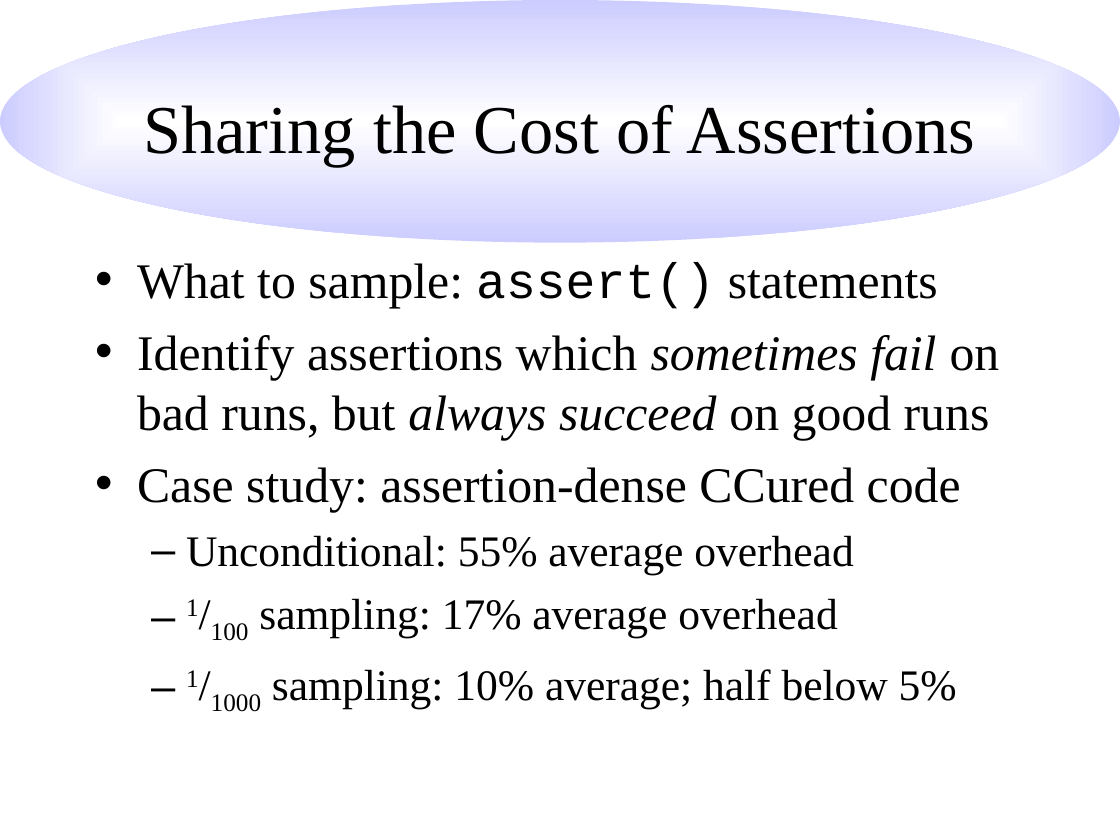
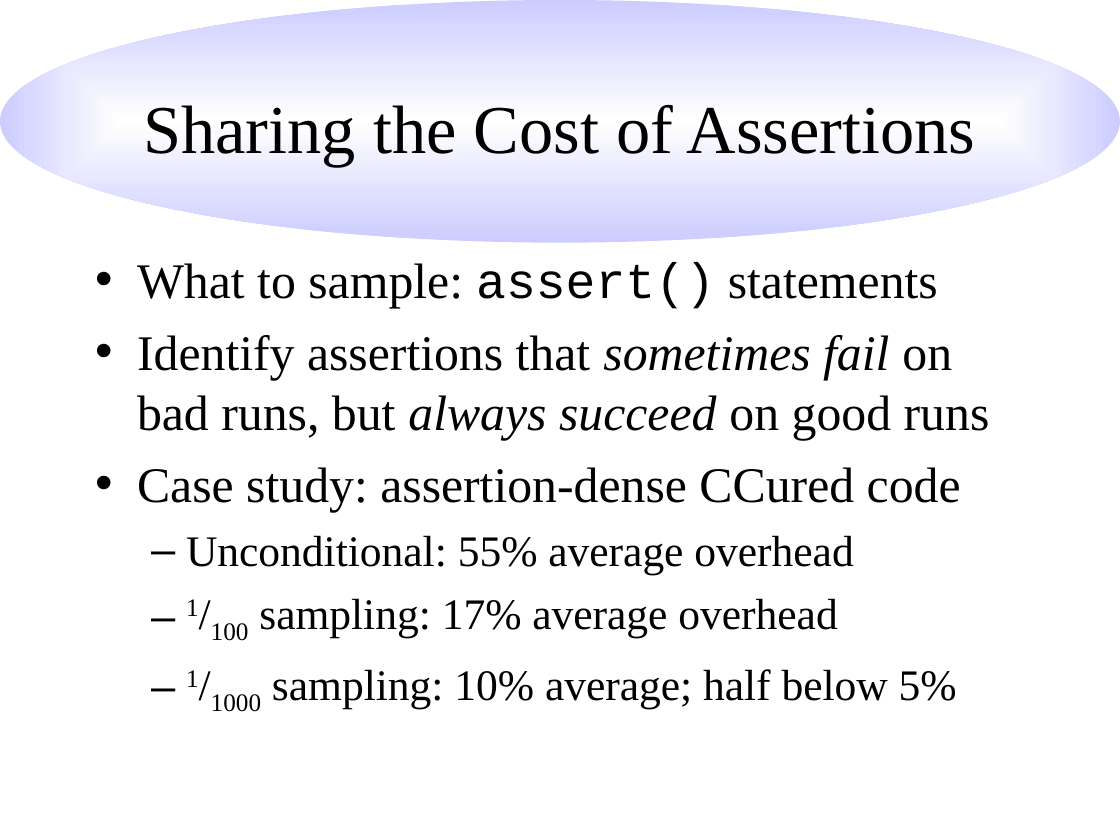
Before and after one commit to hlim1/sampler, a slide deck: slide 12 of paper/pldi.ppt. Drawn at 1120x840 pixels with LibreOffice and Linux fonts; fonts in the diff are those of the drawing. Boxes give left, top, right and bottom in pixels: in the first picture for what was removed or moved away, otherwise in the second. Text is boxed around its words. In the diff, an @@ line names an element or a change of style, - is before the commit and + after.

```diff
--- a/paper/pldi.ppt
+++ b/paper/pldi.ppt
@@ text at (137, 335, 990, 440): text changed @@
-• Identify assertions which sometimes fail on bad runs, but always succeed on good runs
+• Identify assertions that sometimes fail on bad runs, but always succeed on good runs
```
Also in this commit, not shown: 2 other slides changed.
